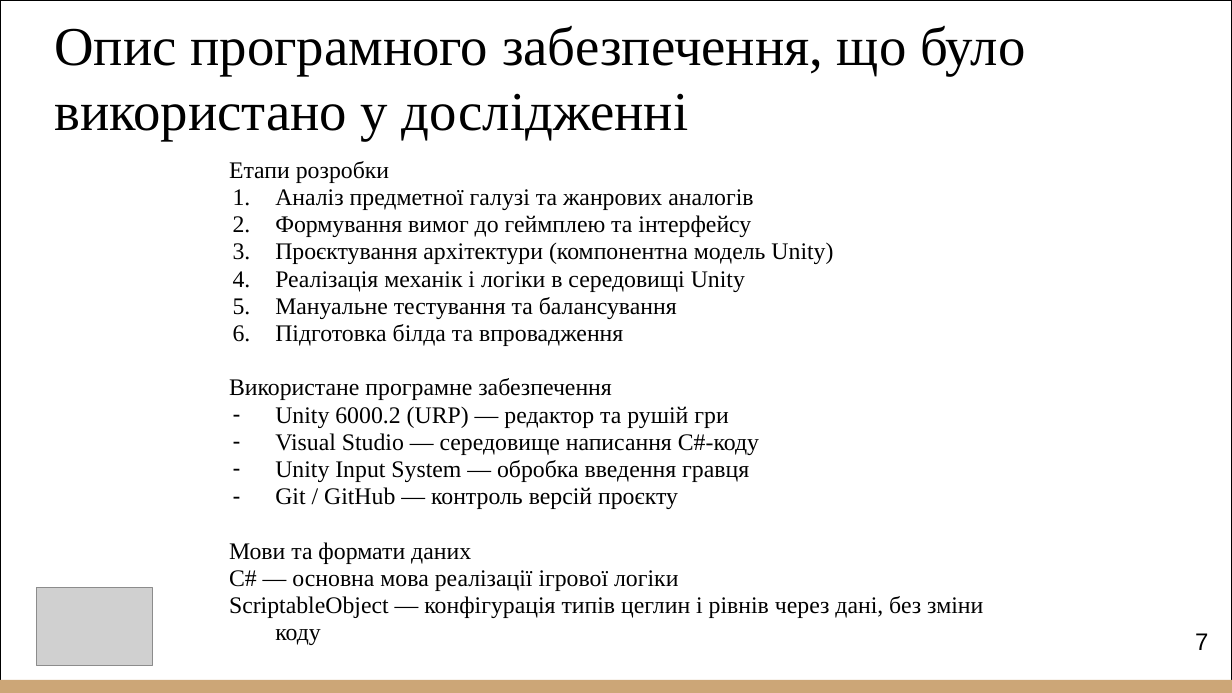
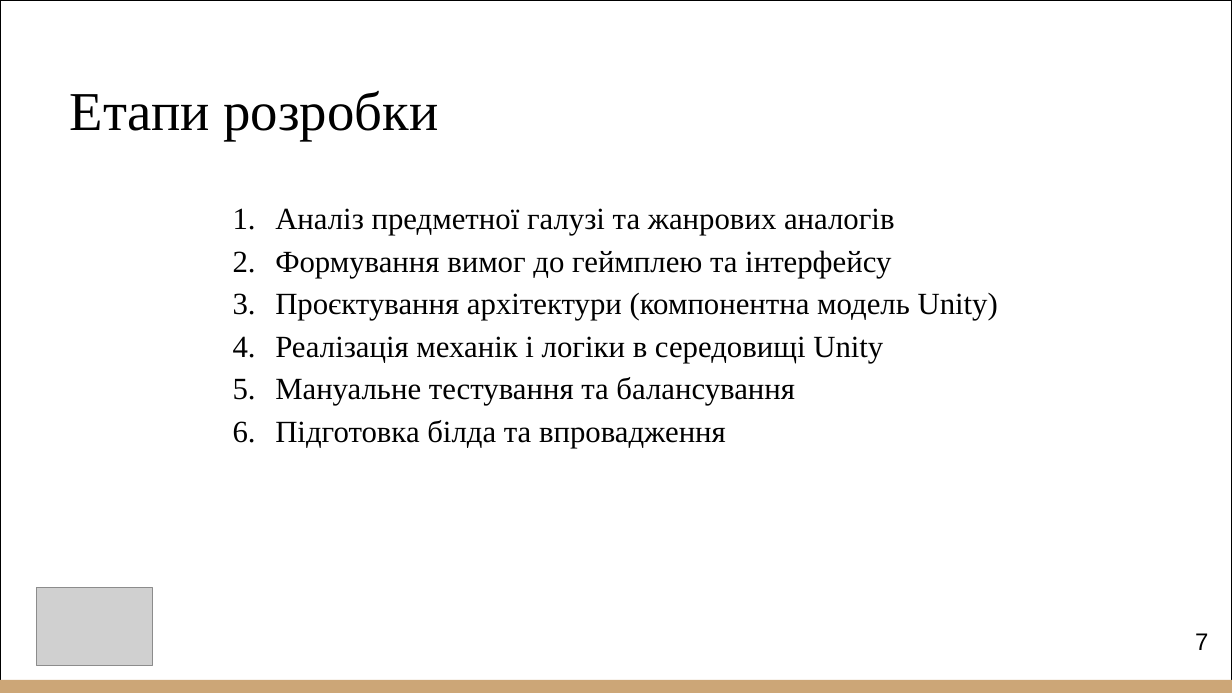
Before and after one commit to NureHertsevViacheslav/2026_B_PI_PZPI-22-4_Hertsev_V_A, a slide deck: slide 7 of 2026_Б_ПІ_ПЗПІ-22-4_Герцев_В_А.pptx. Drawn at 1232x693 pixels with LibreOffice and Linux fonts; fonts in the diff are those of the drawing; grey boxes stand for pictures. Boxes give left, top, right and bottom in pixels: in the first picture for what was removed or moved away, otherwise in the second. Text is boxed around its words. In the diff, an @@ line names an element or a change of style, - is before the commit and + after.

```diff
--- a/2026_Б_ПІ_ПЗПІ-22-4_Герцев_В_А.pptx
+++ b/2026_Б_ПІ_ПЗПІ-22-4_Герцев_В_А.pptx
@@ title at [70,90,439,141]: text changed @@
-Опис програмного забезпечення, що було використано у дослідженні
+Етапи розробки
@@ text "Аналіз предметної галузі та жанрових ..." at [275,208,998,448]: size 13.9 to 18 pt; line spacing 0.95 to 1.15 @@
@@ text at [229,161,389,183]: paragraph removed @@
-Етапи розробки
@@ text at [229,378,983,645]: paragraphs removed @@
-Використане програмне забезпечення
-– Unity 6000.2 (URP) — редактор та рушій гри
-– Visual Studio — середовище написання C#-коду
-– Unity Input System — обробка введення гравця
-– Git / GitHub — контроль версій проєкту
-Мови та формати даних
-C# — основна мова реалізації ігрової логіки
-ScriptableObject — конфігурація типів цеглин і рівнів через дані, без зміни коду
```
Also in this commit, not shown: 4 other slides changed.
